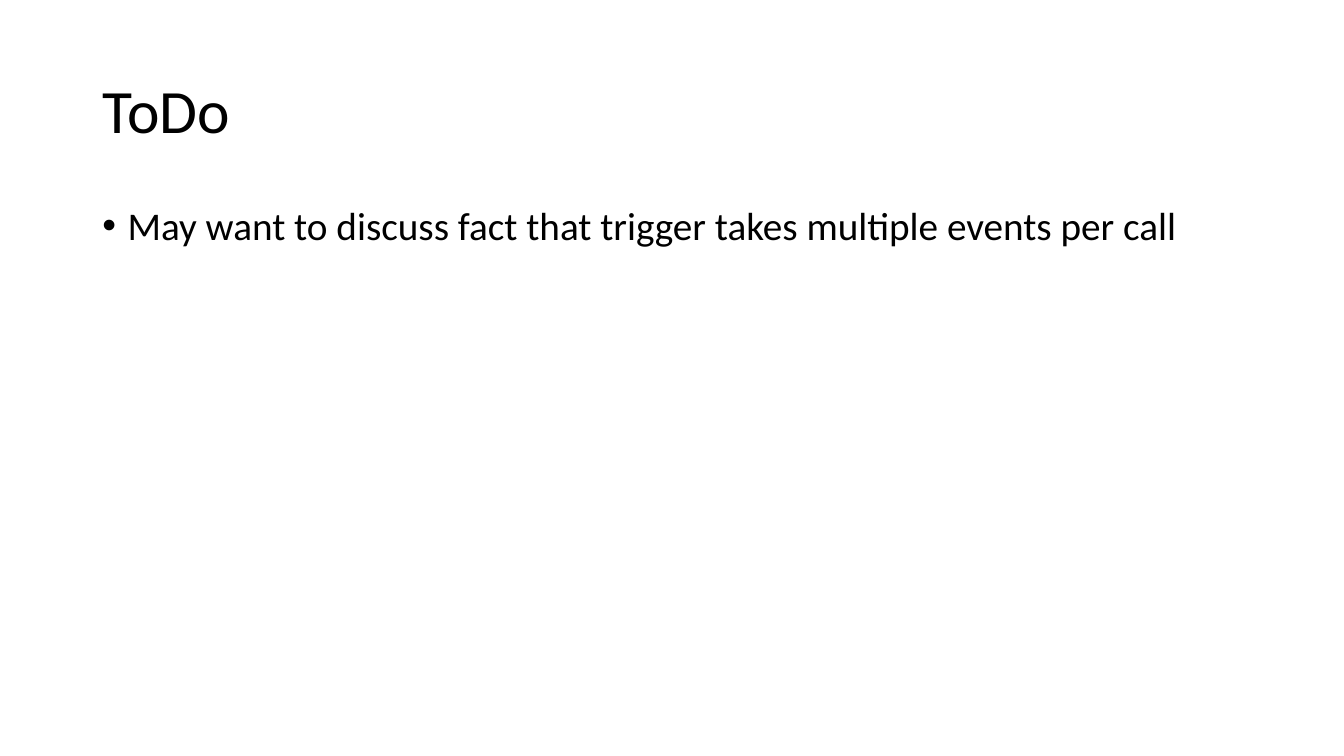
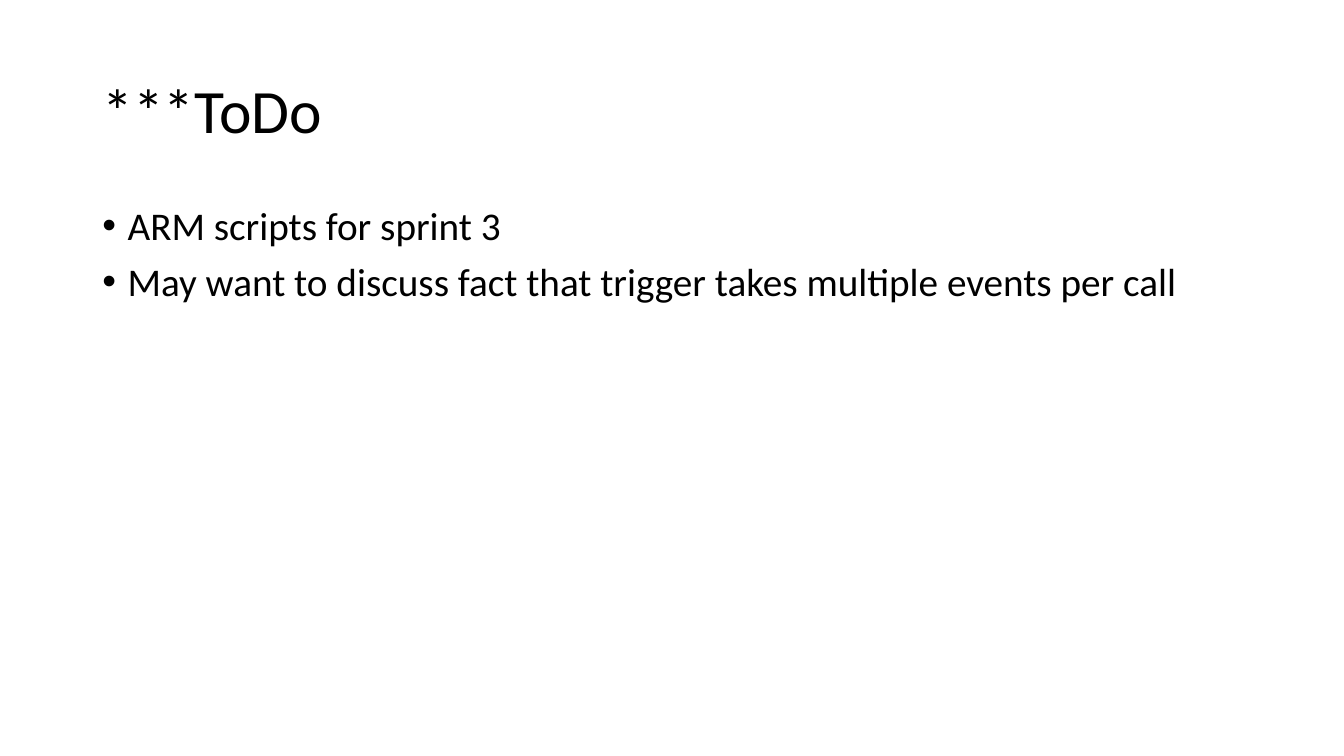
Before and after one commit to scottctr/EdaWorkshop, a slide deck: slide 2 of Sprint2/EdaWorkshop_Sprint2.pptx. Drawn at 1344x756 pixels with LibreOffice and Linux fonts; fonts in the diff are those of the drawing. Boxes give left, top, right and bottom in pixels: in the first picture for what was removed or moved away, otherwise in the second. Text is boxed around its words. In the diff, an @@ line names an element or a change of style, - is before the commit and + after.

Commit message:
More Sprint 1 and slide tweaks

```diff
--- a/Sprint2/EdaWorkshop_Sprint2.pptx
+++ b/Sprint2/EdaWorkshop_Sprint2.pptx
@@ title at [102,89,321,134]: text changed @@
-ToDo
+***ToDo
@@ text at [128,213,501,247]: paragraph added @@
+• ARM scripts for sprint 3
```
Also in this commit, not shown: 6 other files.
